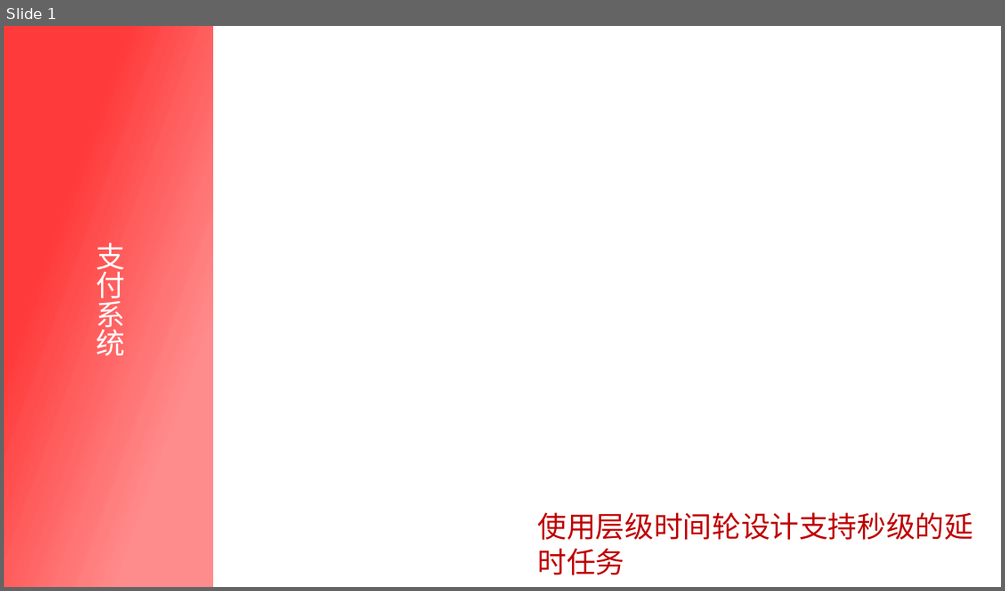
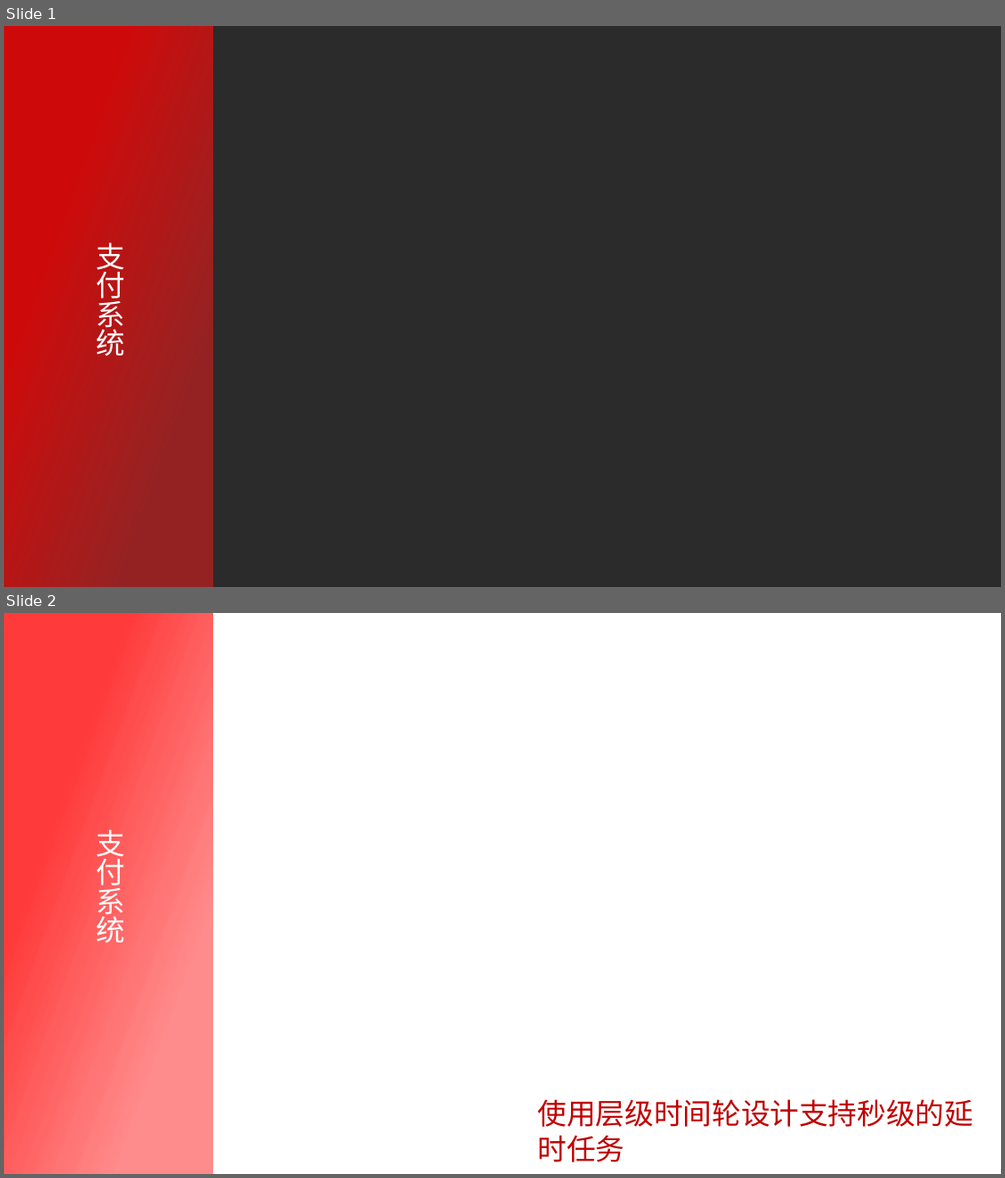
Before and after one commit to pleuvoir/future-look, a slide deck: PPT/专栏头图.pptx. Shown one above the other, each under a label of ours: slide 1 before the commit, slides 1 and 2 after it. The pictures are 1005x591 and 1005x1178 pixels, drawn with LibreOffice and Linux fonts; fonts in the diff are those of the drawing; background and template pictures are left out; a plain dark background stands for a picture behind light text. Boxes give left, top, right and bottom in pixels: in the first picture for what was removed or moved away, otherwise in the second. Text is boxed around its words. In the diff, an @@ line names an element or a change of style, - is before the commit and + after.

Commit message:
continue

```diff
--- a/PPT/专栏头图.pptx
+++ b/PPT/专栏头图.pptx
@@ slide 1 added at (x1=4, y1=26, x2=1001, y2=587), background picture (left out) @@
@@ rectangle added at (x1=4, y1=26, x2=212, y2=587), fill gradient #FF0000 to #FF1A1A @@
@@ text added at (x1=97, y1=242, x2=126, y2=356), 28 pt, text #FFFFFF @@
+支付系统
@@ what was slide 1 is now slide 2 @@
```
